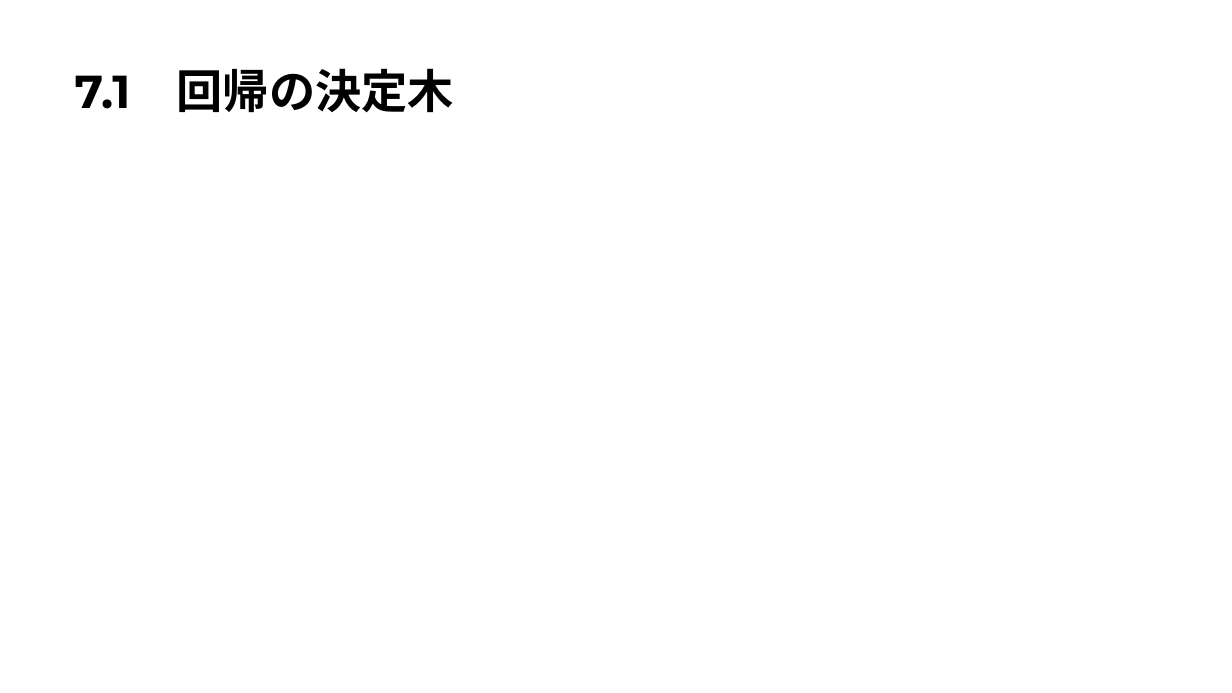
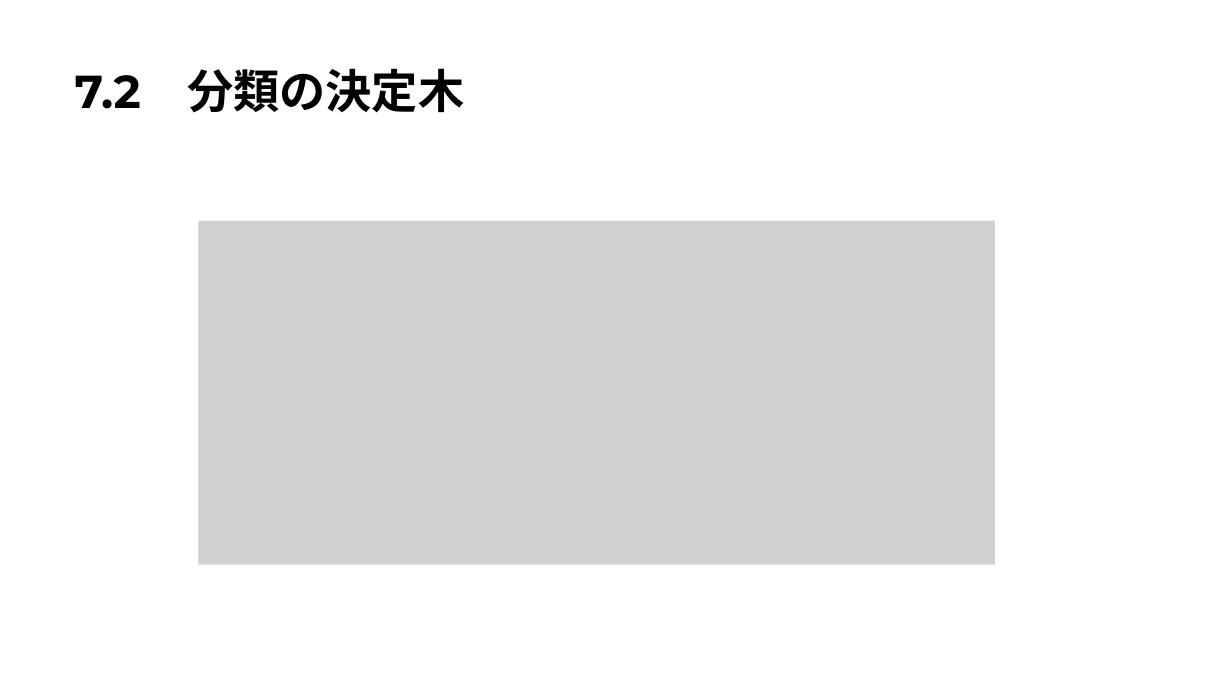
Before and after one commit to Harrry1206/-Graduation-research2, a slide deck: slide 16 of 第7章決定木.pptx (slide 14 before the commit). Drawn at 1232x693 pixels with LibreOffice and Linux fonts; fonts in the diff are those of the drawing; grey boxes stand for pictures. Boxes give left, top, right and bottom in pixels: in the first picture for what was removed or moved away, otherwise in the second. Text is boxed around its words. In the diff, an @@ line names an element or a change of style, - is before the commit and + after.

```diff
--- a/第7章決定木.pptx
+++ b/第7章決定木.pptx
@@ title at (75, 68, 464, 113): text changed @@
-7.1 回帰の決定木
+7.2 分類の決定木
@@ picture added at (199, 221, 995, 565) @@
```
Also in this commit, not shown: 2 other slides changed, 10 slides added.
